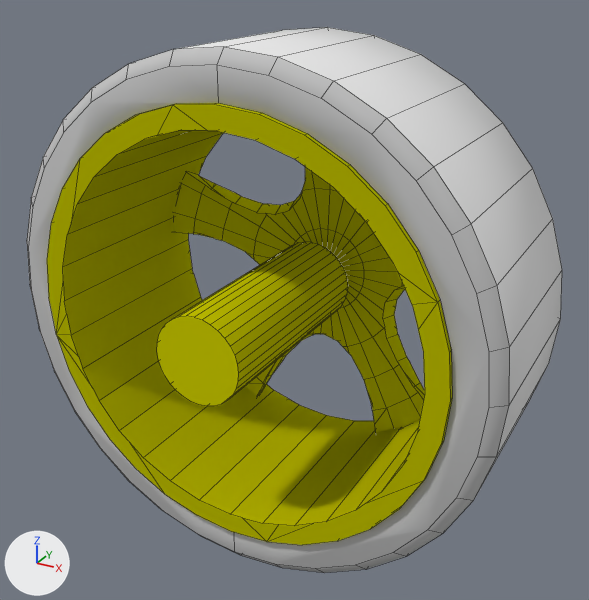
Before and after pictures for a commit that changed the Blender file jetduinobot_description/meshes/wheel.blend.
Rendered twice from a camera (50 mm lens) standing at (0.44, -0.77, 0.39) and looking at (0.019, -0.004, 0.007). Arrows for +X, +Y and +Z are at lower left; the lights stay in place. Mesh edges are drawn as thin lines.
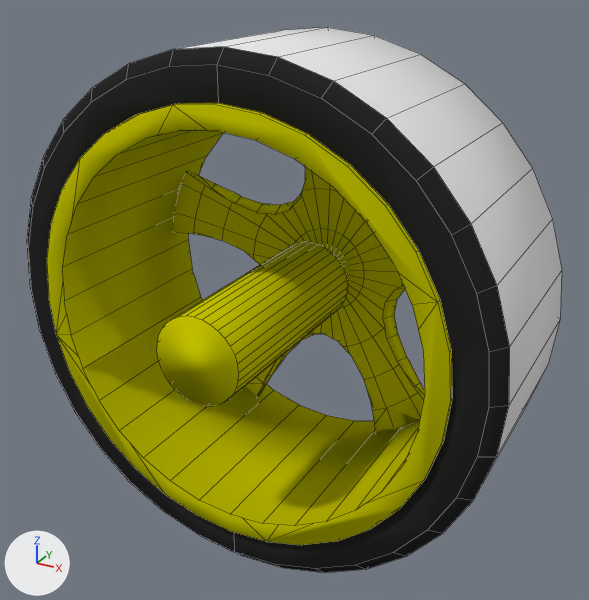
The newer file is also turned or shifted as a whole; pictures and numbers use the older file's frame.

The change, as a list of edits to the scene's bpy script:
```text
Change mat_tire_color_001:
    mat_tire_color_001.base_color: (0.55, 0.55, 0.55) -> (0.0219, 0.022, 0.022)  # light grey #c4c4c4 -> black #292929
Change me_cylinder_003:
    where me_cylinder_003.from_pydata(...)  # 64 vertices, 34 faces; spans x -1.0..1.0, y -1.0..1.0, z -1.0..1.0
    used by ob_cylinder_002; location = (0.0, -0.05, 0.0); rotation_euler = (1.571, 0.0, 0.0), in degrees (90, 0, 0); scale = (0.05, 0.05, 0.125)
    me_cylinder_003 part 1: all faces are now shaded smooth (34 of 34 changed)
Change me_cylinder_001:
    where me_cylinder_001.from_pydata(...)  # 162 vertices, 98 faces; spans x -1.0..1.0, y -1.0..1.0, z -1.0..1.0
    used by ob_cylinder_001; location = (0.0, 0.0, 0.0); rotation_euler = (1.571, 0.0, 0.0), in degrees (90, 0, 0); scale = (0.25, 0.25, 0.125)
    me_cylinder_001 part 2: all faces are now shaded smooth (98 of 98 changed)
```

Location of each change, (x1, y1, x2, y2) in pixels of the pictures (589 x 600 px):
'Cylinder', recoloured (grey to black): (27, 44, 512, 573) in both
part 1 of me_cylinder_003, shading changed: (157, 242, 347, 406) in both
part 2 of me_cylinder_001, shading changed: (47, 103, 452, 545) in both
